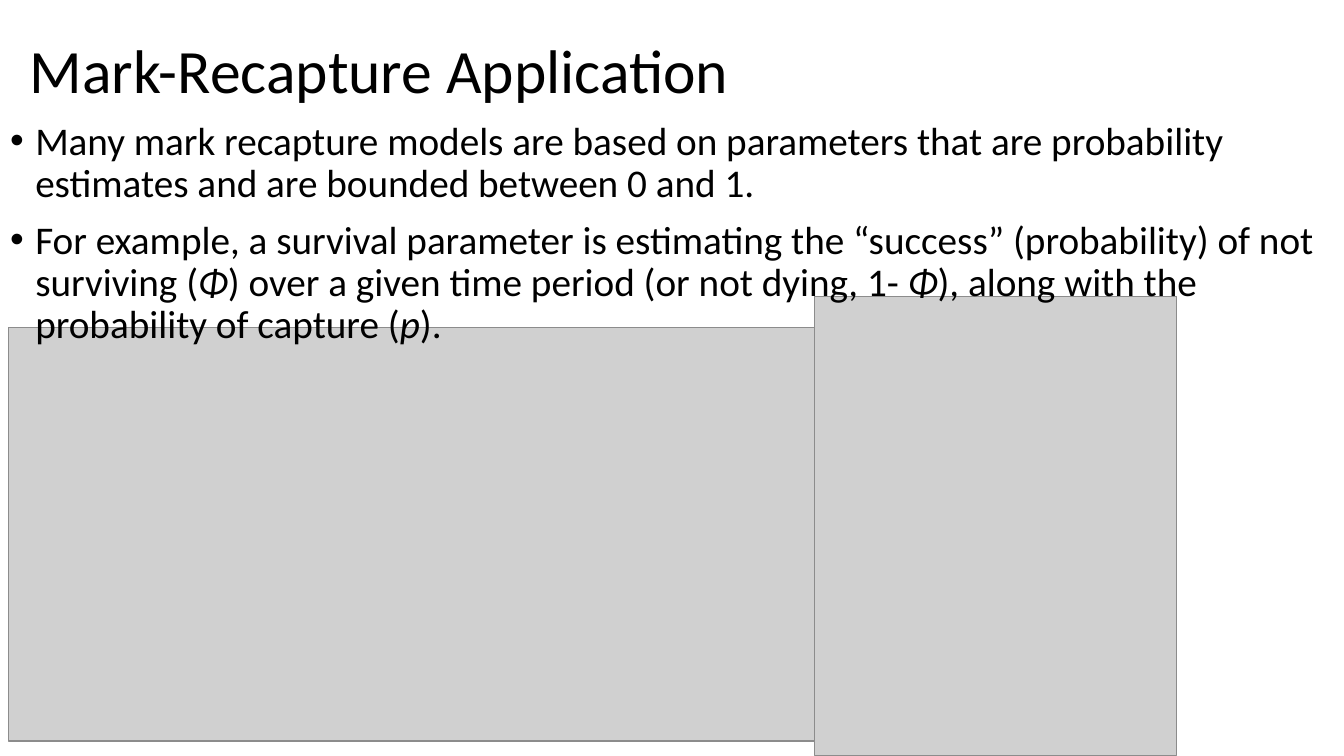
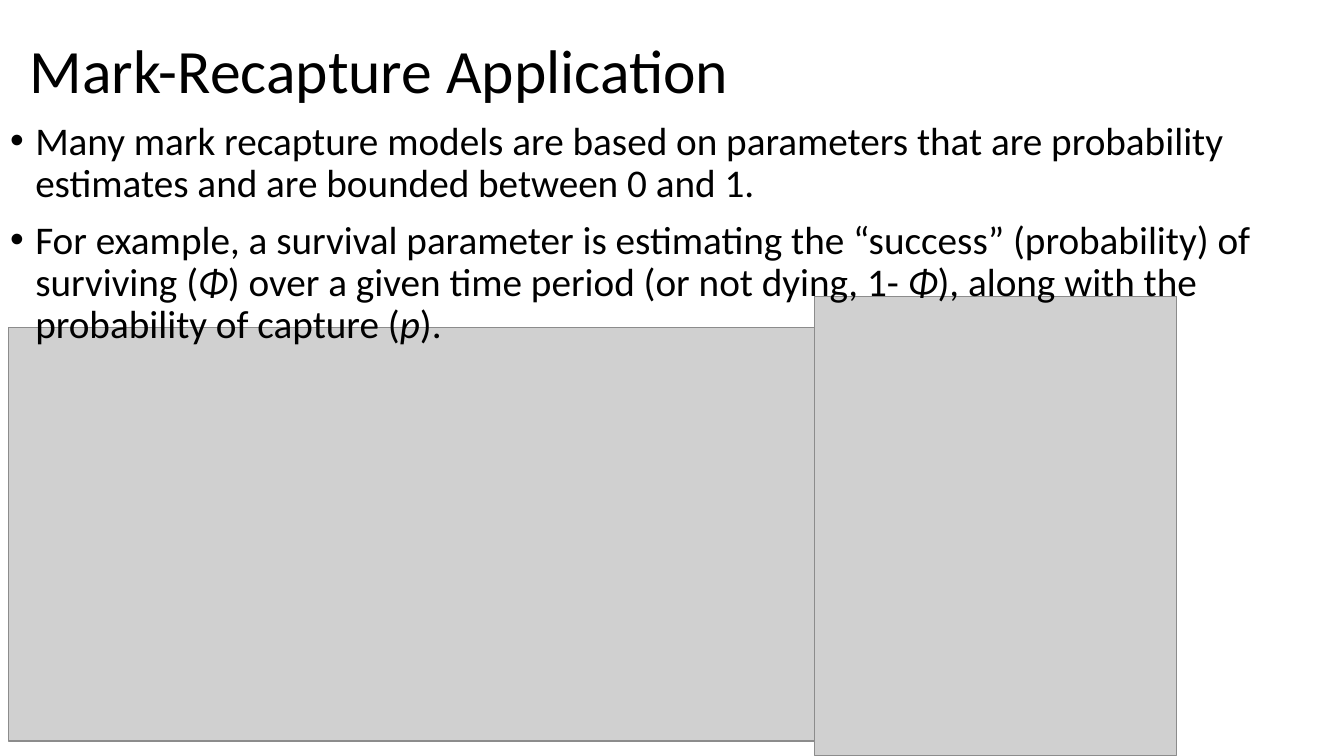
Before and after one commit to thefaylab/advpopmod, a slide deck: slide 31 of lectures/Lecture_02_MLE.pptx. Drawn at 1344x756 pixels with LibreOffice and Linux fonts; fonts in the diff are those of the drawing; grey boxes stand for pictures. Boxes give left, top, right and bottom in pixels: in the first picture for what was removed or moved away, otherwise in the second. Text is boxed around its words. In the diff, an @@ line names an element or a change of style, - is before the commit and + after.

Commit message:
lecture 2 fix

```diff
--- a/lectures/Lecture_02_MLE.pptx
+++ b/lectures/Lecture_02_MLE.pptx
@@ text at [35, 225, 1251, 345]: text changed @@
-• For example, a survival parameter is estimating the “success” (probability) of not surviving (Φ) over a given time period (or not dying, 1- Φ), along with the probability of capture (p).
+• For example, a survival parameter is estimating the “success” (probability) of surviving (Φ) over a given time period (or not dying, 1- Φ), along with the probability of capture (p).
```
